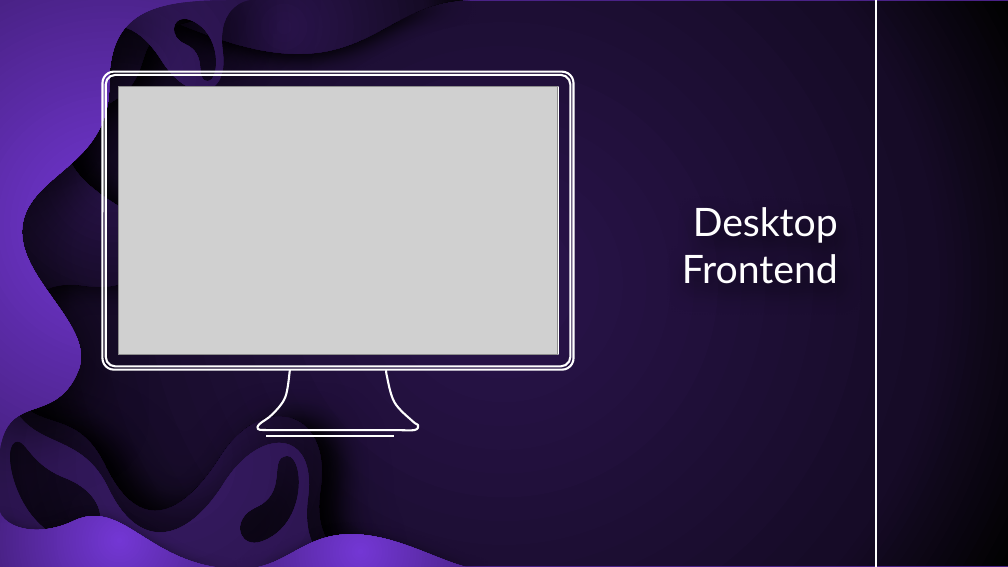
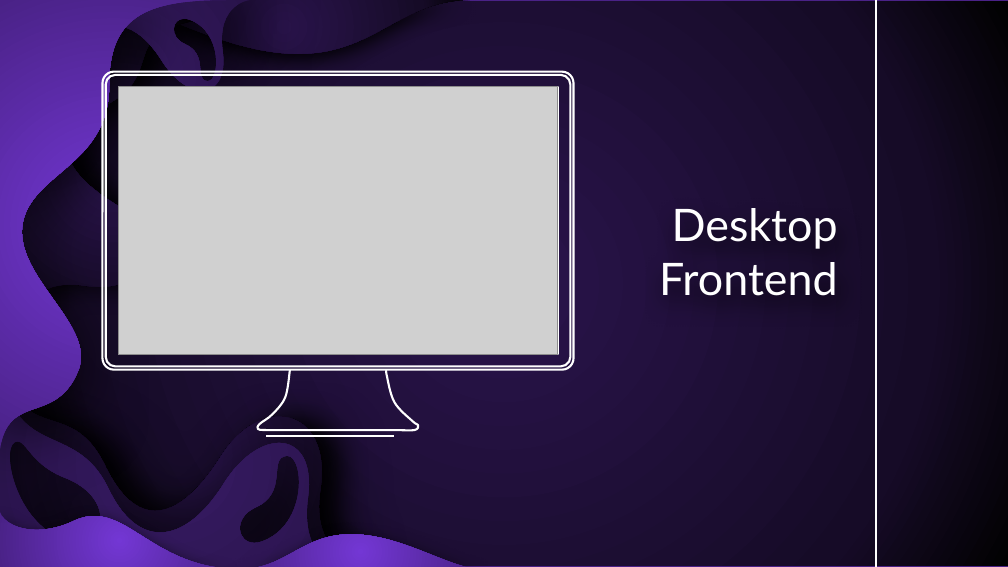
Before and after one commit to SzaboZoltan11/book-shop-website, a slide deck: slide 11 of BookShop_presentation.pptx. Drawn at 1008x567 pixels with LibreOffice and Linux fonts; fonts in the diff are those of the drawing; grey boxes stand for pictures. Boxes give left, top, right and bottom in pixels: in the first picture for what was removed or moved away, otherwise in the second. Text is boxed around its words. In the diff, an @@ line names an element or a change of style, - is before the commit and + after.

```diff
--- a/BookShop_presentation.pptx
+++ b/BookShop_presentation.pptx
@@ title "Desktop Frontend" at [659, 208, 838, 296]: size 28 to 32 pt @@
```
Also in this commit, not shown: 4 other slides changed.
